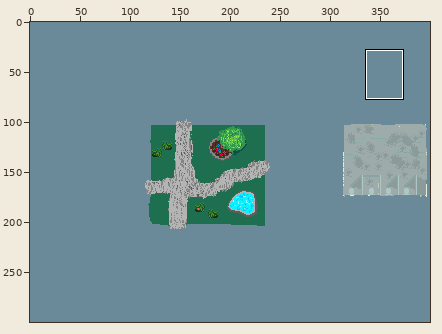
Sprite sheet, stored at Assets/Sprites/Background.png. The picture above shows the old version from afar; the outline marks the close-up.
Close-up. Before the edit:
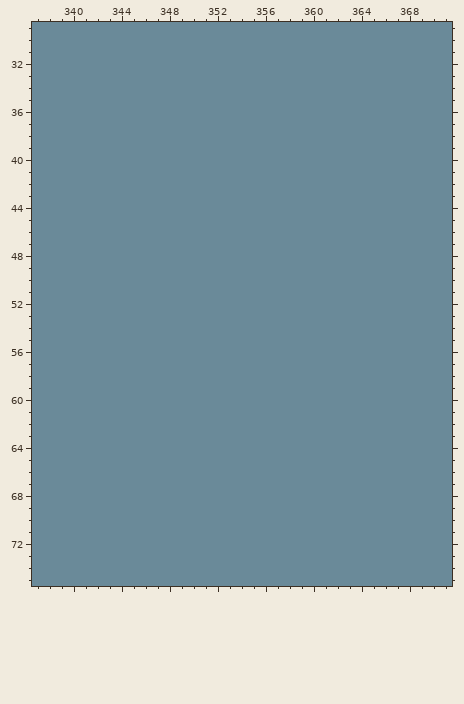
The file is 400x300 pixels. Colours within 5 levels of each other are drawn and written as one. Shown: x 337..371, y 29..75. The commit also changed other parts of the picture, which this record leaves out.
Now the later version:
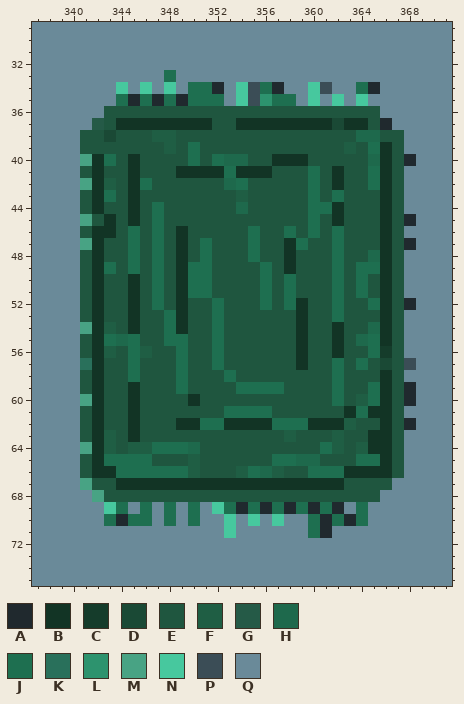
Palette (. is transparent): A #20292e  B #123425  C #153c2b  D #1a4935  E #1f563f  F #1f5e44  G #255a47  H #1e694c  J #1e6f50  K #29705b  L #2d936e  M #48a384  N #47c89e  P #3b4d56  Q #6a8a99
Change:
Changed rows in their new state; - is an unchanged pixel.
first column x 341:
33 -------J--------------------
34 ---N-N-N-JJA-NPJA--NP--JA---
35 ---JAJAJAJJJ-NPLJJ-N-N-N----
36 --EEEEEEEEEEEEEEEEEEEEEEE---
37 -GEBBBBBBBBEEBBBBBBBBDBBEA--
38 EEDEEEFFEEEEEEEEEEEEEEEHHEE-
39 EEEEEEEFEJEEEEEEEEEEEEFEJBE-
40 MBJEBEEEEJEJHHEEBBBEEEEEHBEA
41 EBEEBEEEBBBBJBBBEEEJEBEEJBE-
42 MBFEBJEEEEEEHJEEEEEJEBEEJBE-
43 EBJEBEEEEEEEEFEEEEEJEJEEEBE-
44 EBEEBEJEEEEEEHEEEEEJJBEEEBE-
45 MEBEBEJEEEEEEEEEEEEJEBEEEBEA
46 EBBEJEJEBEEEEEJEEJEJEJEEEBE-
47 MBEEJEJEBEJEEEJEEBJEEJEEEBEA
48 EBEEJEJEBEJEEEJEEBEEEJEEHBE-
49 EBJEJEJEBJJEEEEJEBEEEJEJJBE-
50 EBEEBEJEBJJEEEEJEJEEEJEJEBE-
51 EBEEBEJEBJJEEEEJEJEEEJEJEBE-
52 EBEEBEJEBEEJEEEJEJBEEJEEJBEA
53 EBEEBEEJBEEJEEEEEEBEEJEEEBE-
54 MBFEBEEJBEEJEEEEEEBEEBEEHBE-
55 EBJHJEEJJEEJEEEEEEBEEBEHJBE-
56 EBFEJFEEJEEJEEEEEEBEEBEEJCE-
57 KBEEJEEEJEEJEEEEEEBEEJEJEDEP
58 EBEEJEEEJEEEJEEEEEEEEJEEEBE-
59 EBEEBEEEJEEEEJJJJEEEEJEEJBEA
60 MBEEBEEEEBEEEEEEEEEEEJEFJBEA
61 EBEEBEEEEEEEJJJJEEEEEEBJBBE-
62 EBEEBEEEBBJJBBBBJJJBBBFEEBEA
63 EBFEBEEEEEEEEEEEEFEEEFEEBBE-
64 MBFEFFJJJHEEEEEEEEEEJFEFBBE-
65 EBJJJJEEEFEEEEEEJJHHEEEJJBE-
66 EBBJJJJJJFEEEFJHFEEJJJBBBBE-
67 MEEBBBBBBBBBBBBBBBBBBBEEEE--
68 -MEEEEEEEEEEEEEEEEEEEEEEE---
69 --NJ-J-J-J-NJAJAJAJAJA-J----
70 --JAJJ-J-J--N-N-N--JAJAJ----
71 ------------N------JA-------
Pixel boxes of the changes (left, top, right, bottom) in both close-ups:
changed: (80, 70, 416, 538)
